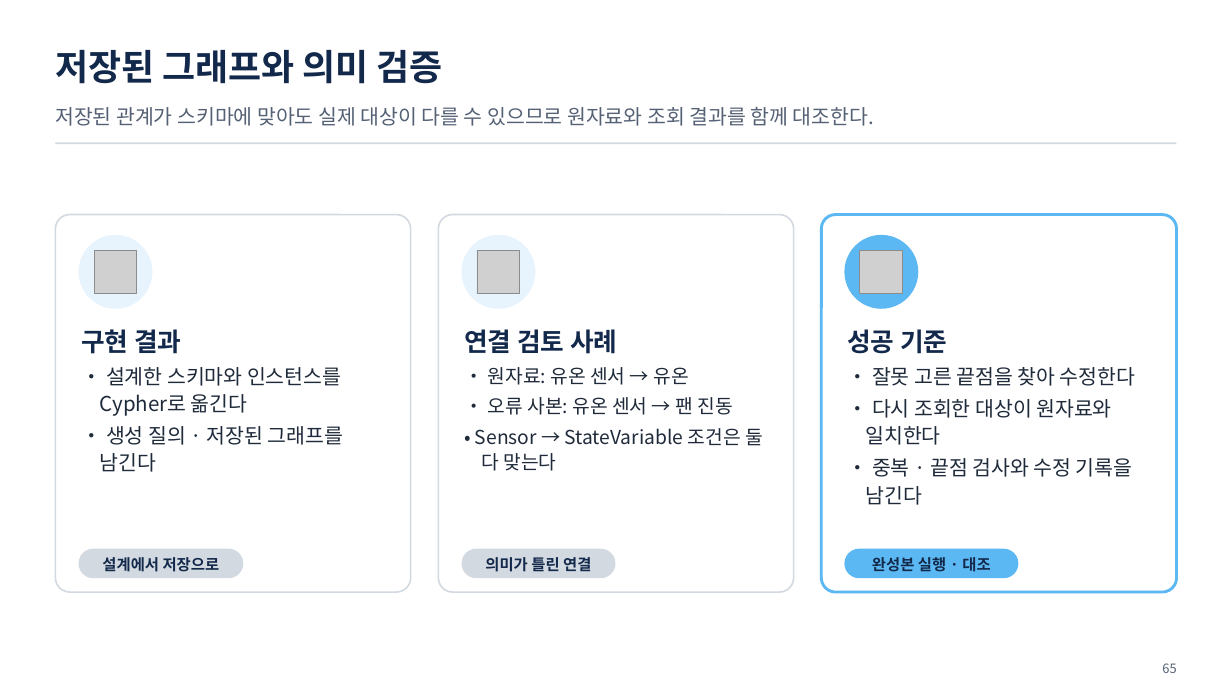
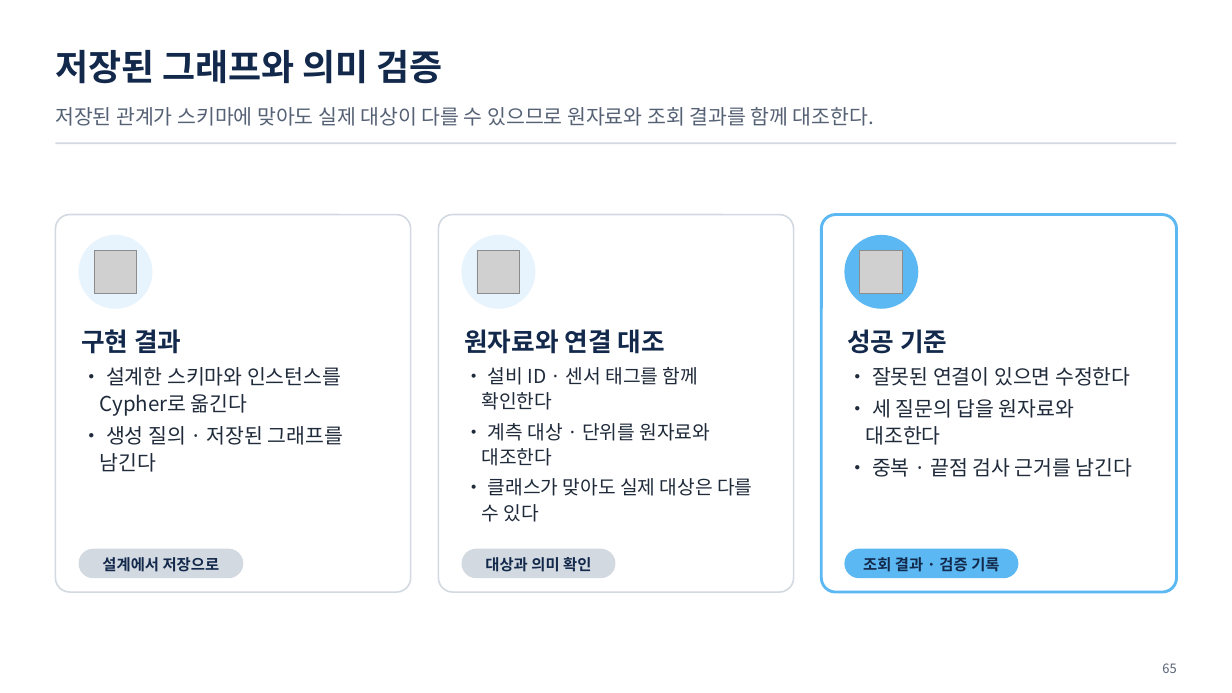
Before and after one commit to uengine-oss/hyd-iot-edu, a slide deck: slide 65 of 산출물/교재/PPTX/실전반_온라인/실전반_02일차.pptx. Drawn at 1232x693 pixels with LibreOffice and Linux fonts; fonts in the diff are those of the drawing; grey boxes stand for pictures. Boxes give left, top, right and bottom in pixels: in the first picture for what was removed or moved away, otherwise in the second. Text is boxed around its words. In the diff, an @@ line names an element or a change of style, - is before the commit and + after.

```diff
--- a/산출물/교재/PPTX/실전반_온라인/실전반_02일차.pptx
+++ b/산출물/교재/PPTX/실전반_온라인/실전반_02일차.pptx
@@ text at (464,329,752,522): text changed @@
-연결 검토 사례
-• 원자료: 유온 센서 → 유온
-• 오류 사본: 유온 센서 → 팬 진동
-• Sensor → StateVariable 조건은 둘 다 맞는다
+원자료와 연결 대조
+• 설비 ID · 센서 태그를 함께 확인한다
+• 계측 대상 · 단위를 원자료와 대조한다
+• 클래스가 맞아도 실제 대상은 다를 수 있다
@@ text at (865,367,1133,477): text changed @@
-• 잘못 고른 끝점을 찾아 수정한다
-• 다시 조회한 대상이 원자료와 일치한다
-• 중복 · 끝점 검사와 수정 기록을 남긴다
+• 잘못된 연결이 있으면 수정한다
+• 세 질문의 답을 원자료와 대조한다
+• 중복 · 끝점 검사 근거를 남긴다
@@ text at (485,557,591,572): text changed @@
-의미가 틀린 연결
+대상과 의미 확인
@@ text at (863,557,999,572): text changed @@
-완성본 실행 · 대조
+조회 결과 · 검증 기록
```
Also in this commit, not shown: 1 other slide changed, 53 other files.
